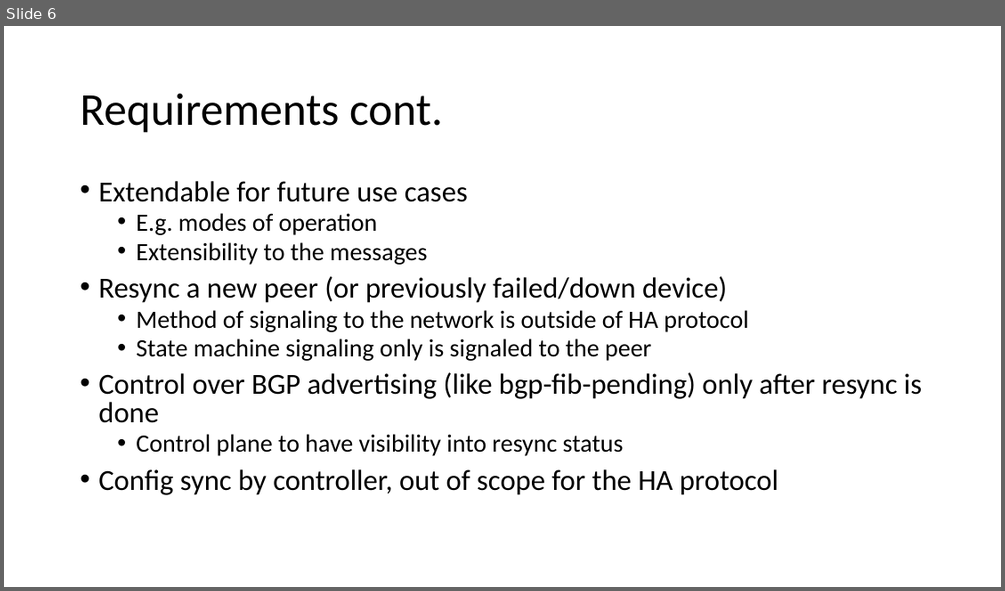
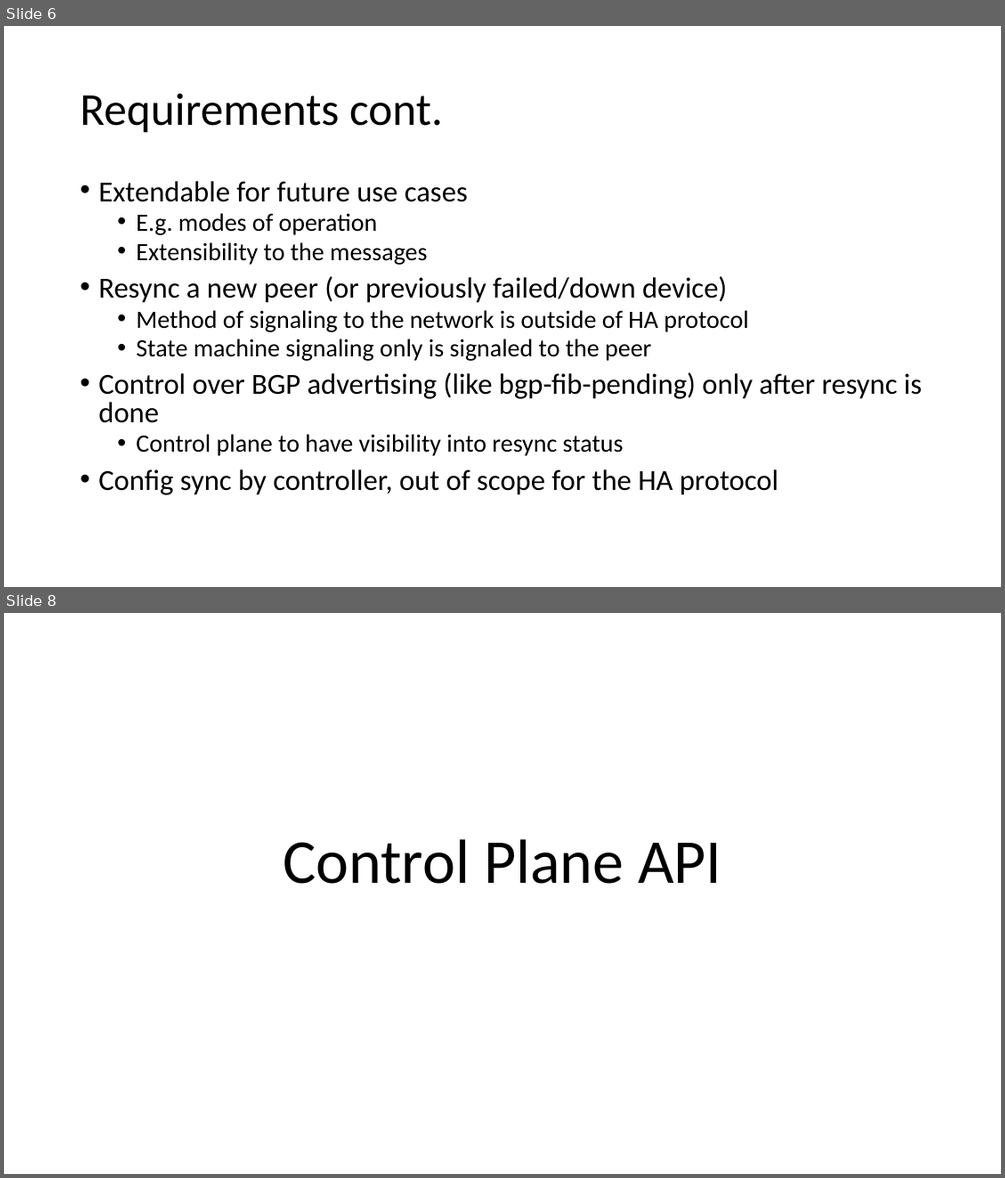
Before and after one commit to sonic-net/DASH, a slide deck: documentation/high-avail/slides/DASH High Availability.pptx. Shown one above the other, each under a label of ours: slide 6 before the commit, slides 6 and 8 after it; the slides between them are not shown. The pictures are 1005x591 and 1005x1178 pixels, drawn with LibreOffice and Linux fonts; fonts in the diff are those of the drawing. Boxes give left, top, right and bottom in pixels: in the first picture for what was removed or moved away, otherwise in the second. Text is boxed around its words. In the diff, an @@ line names an element or a change of style, - is before the commit and + after.

```diff
--- a/documentation/high-avail/slides/DASH High Availability.pptx
+++ b/documentation/high-avail/slides/DASH High Availability.pptx
@@ slide 8 added at <box>4,613,1001,1174</box>, background #FFFFFF @@
@@ title added at <box>283,839,721,884</box>, 60 pt, text #000000 @@
+Control Plane API
```
Also in this commit, not shown: 1 slide changed, 4 other slides added.
